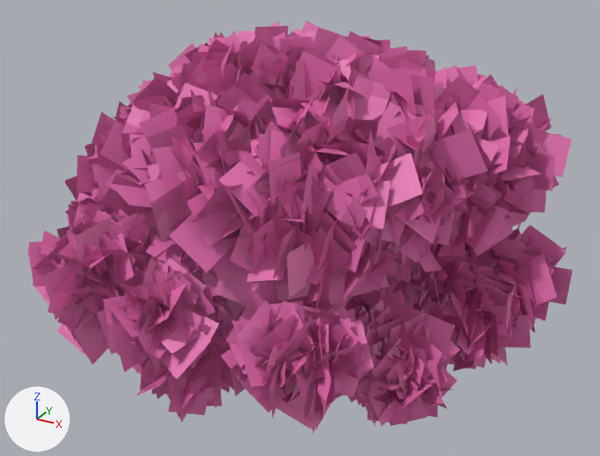
The FBX model Assets/Materials/Massive Tree/Massive Tree Leafs.fbx: old version first, new version second.
The view is the same before and after, from a 50 mm camera at (65.0, -117.6, 92.1) aimed at (1.4, -2.0, 34.3). The axes (+X, +Y, +Z) are drawn at lower left. The lights are the same throughout. Where no turn or scale is listed for an object, it has been applied to the vertices. Vertices at the same position are counted once.

Script lines for the objects in view, before the commit:
```python
me_leafs = bpy.data.meshes.new('Leafs')
me_leafs.from_pydata(...)  # 77031 vertices, 38514 faces; spans x -46.9..45.1, y -43.7..42.9, z 12.1..67.0
me_leafs.materials.append(mat_tree_leaf)  # pink #e772b3
me_treeleafs_03 = bpy.data.meshes.new('TreeLeafs_03')
me_treeleafs_03.from_pydata(...)  # 6397 vertices, 1599 faces; spans x -43.6..42.7, y -44.1..41.9, z 12.0..67.3
me_treeleafs_03.materials.append(mat_tree_leaf)  # pink #e772b3
me_treeleafs_lod01 = bpy.data.meshes.new('TreeLeafs_LOD01')
me_treeleafs_lod01.from_pydata(...)  # 17994 vertices, 4498 faces; spans x -47.5..45.5, y -44.1..43.3, z 12.6..68.3
me_treeleafs_lod01.materials.append(mat_tree_leaf)  # pink #e772b3
ob_treeleafs_lod00 = bpy.data.objects.new('TreeLeafs_LOD00', me_leafs)
ob_treeleafs_lod00.location = (0.0, 0.0, 0.0)
ob_treeleafs_lod01 = bpy.data.objects.new('TreeLeafs_LOD01', me_treeleafs_lod01)
ob_treeleafs_lod01.location = (0.0, 0.0, 0.0)
ob_treeleafs_lod03 = bpy.data.objects.new('TreeLeafs_LOD03', me_treeleafs_03)
ob_treeleafs_lod03.location = (0.0, 0.0, 0.0)
# also in view: 'TreeLeafs_LOD02' at (-1.5, -0.2, 40.3)
```
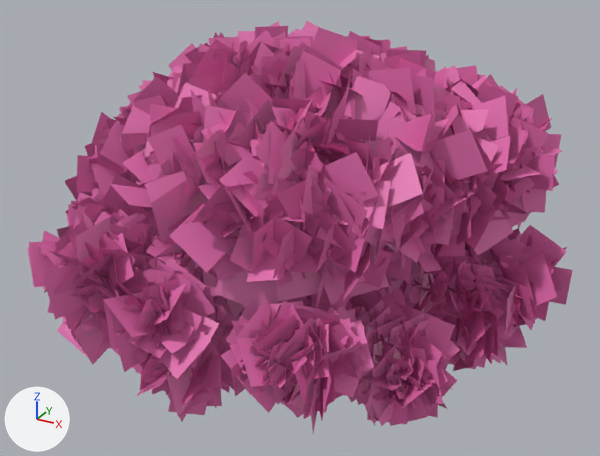
Commit message: Massive Tree Fix

Where the change shows, as pixel boxes [x1, y1, x2, y2] in the pictures (600 x 456 px):
'TreeLeafs_LOD00', reshaped
    before: [46, 21, 561, 426]
    after: [44, 21, 563, 426]
'TreeLeafs_LOD03', deleted (pink)
    before: [32, 31, 572, 431]
part 1 of me_leafs, cut back (pink)
    before: [46, 21, 561, 420]

What changed in the scene script:
```text
Change me_leafs:
    used by ob_treeleafs_lod00; location = (0.0, 0.0, 0.0)
    remove me_leafs.from_pydata(...)  # 77031 vertices, 38514 faces; spans x -46.9..45.1, y -43.7..42.9, z 12.1..67.0
    add me_leafs.from_pydata(...)  # 64183 vertices, 6418 faces; spans x -46.9..45.1, y -43.7..42.9, z 12.1..67.0
    me_leafs part 1: 4 vertices moved within x -23.2..1.5, y -6.2..4.1, z 37.0..58.3; 12836 vertices removed from x -44.4..40.9, y -40.6..39.7, z 16.0..64.5
    me_leafs part 2: the surface is now shaded flat
Remove ob_treeleafs_lod03:
    ob_treeleafs_lod03 = bpy.data.objects.new('TreeLeafs_LOD03', me_treeleafs_03)
    ob_treeleafs_lod03.location = (0.0, 0.0, 0.0)
```
